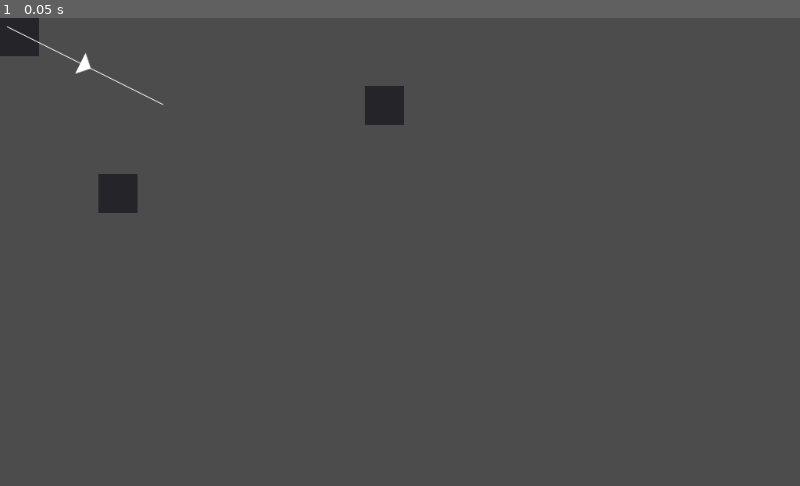
Above: before the commit, frame 1.
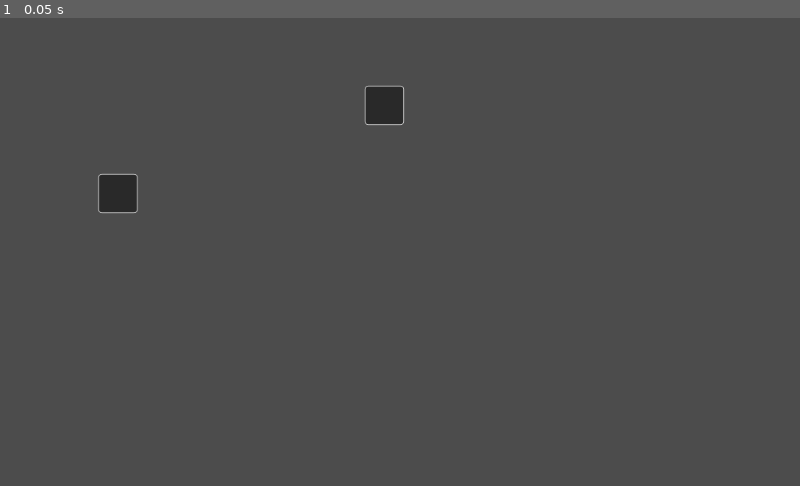
Above: after the commit, the same moment.

Repository: imjp94/gd-YAFSM
Game: Godot game, scene res://Control.tscn
Same seed, same stepped clock (60 frames per second), same inputs: the game is played once before the commit and once after it. The project has no main scene, so this scene is started directly.
Inputs:
- Up to frame 1 (0.05 s): no input

The runs differ from the first frame. In frame 1, 0.6% of the frame differs, in the area x 0-51%, y 0-42%.

Commit message:
Add theme to Node/Line

Diff:
--- a/Control.tscn
+++ b/Control.tscn
@@ -1,9 +1,7 @@
-[gd_scene load_steps=5 format=2]
+[gd_scene load_steps=3 format=2]
 
 [ext_resource path="res://FlowChart.gd" type="Script" id=1]
 [ext_resource path="res://FlowChartNode.tscn" type="PackedScene" id=2]
-[ext_resource path="res://FlowChartLine.gd" type="Script" id=3]
-[ext_resource path="res://addons/imjp94.yafsm/assets/icons/arrow_right-white-18dp.svg" type="Texture" id=4]
 
 [node name="Control" type="Control"]
 anchor_right = 1.0
@@ -22,41 +20,18 @@
 "_edit_use_anchors_": false
 }
 
-[node name="FlowChartNode" parent="FlowChart" instance=ExtResource( 2 )]
-
 [node name="From" parent="FlowChart" instance=ExtResource( 2 )]
 margin_left = 126.0
 margin_top = 201.0
 margin_right = 166.0
 margin_bottom = 241.0
+focus_mode = 1
+mouse_filter = 1
 
 [node name="To" parent="FlowChart" instance=ExtResource( 2 )]
 margin_left = 466.981
 margin_top = 88.4264
 margin_right = 506.981
 margin_bottom = 128.426
-
-[node name="Line" type="Container" parent="FlowChart"]
-margin_left = 8.94429
-margin_top = 2.11146
-margin_right = 232.551
-margin_bottom = 22.1115
-rect_rotation = 26.5651
-rect_pivot_offset = Vector2( 0, 10 )
 focus_mode = 1
-script = ExtResource( 3 )
-__meta__ = {
-"_edit_use_anchors_": false
-}
-
-[node name="TextureRect" type="TextureRect" parent="FlowChart/Line"]
-margin_left = 75.0
-margin_top = -26.0
-margin_right = 147.0
-margin_bottom = 46.0
-size_flags_horizontal = 4
-size_flags_vertical = 4
-texture = ExtResource( 4 )
-__meta__ = {
-"_edit_use_anchors_": false
-}
+mouse_filter = 1
--- a/FlowChart.gd
+++ b/FlowChart.gd
@@ -59,6 +59,10 @@
 							# Move node
 							_moving_node = hit_node
 							_mouse_offset = _moving_node.rect_position - event.position
+					else:
+						var focus_owner = get_focus_owner()
+						if focus_owner:
+							focus_owner.release_focus()
 				else:
 					if _current_connection:
 						if hit_node:
--- a/FlowChartLine.gd
+++ b/FlowChartLine.gd
@@ -1,7 +1,6 @@
 tool
 extends Container
-
-export var line_width = 1.0 setget set_line_width
+# Custom style normal, focus
 
 
 func _init():
@@ -17,7 +16,10 @@
 	from.y += rect_size.y / 2.0
 	var to = rect_size
 	to.y -= rect_size.y / 2.0
-	draw_line(from, to, Color.white, line_width, true)
+	if has_focus():
+		draw_style_box(get_stylebox("focus", "FlowChartLine"), Rect2(Vector2.ZERO, rect_size))
+	else:
+		draw_style_box(get_stylebox("normal", "FlowChartLine"), Rect2(Vector2.ZERO, rect_size))
 
 func _notification(what):
 	match what:
@@ -35,16 +37,10 @@
 
 func join(from, to):
 	rect_size.x = to.distance_to(from)
-	# rect_size.y remain unchanged as it is bound to line_width
+	# rect_size.y equals to the thickness of line
 	rect_position = from
 	rect_position.y -= rect_size.y / 2.0
 	var dir = (to - from).normalized()
 	var rotation = Vector2.RIGHT.angle_to(dir)
 	rect_rotation = rad2deg(rotation)
 	pivot_at_line_start()
-
-func set_line_width(v):
-	if line_width != v:
-		line_width = v
-		rect_size.y = v
-		update()
--- a/FlowChartLine.tscn
+++ b/FlowChartLine.tscn
@@ -1,13 +1,37 @@
-[gd_scene load_steps=2 format=2]
+[gd_scene load_steps=6 format=2]
 
 [ext_resource path="res://FlowChartLine.gd" type="Script" id=1]
+[ext_resource path="res://addons/imjp94.yafsm/assets/icons/arrow_right-white-18dp.svg" type="Texture" id=2]
 
-[node name="Line" type="Container"]
-anchor_right = 1.0
-anchor_bottom = 1.0
+[sub_resource type="StyleBoxFlat" id=1]
+bg_color = Color( 1, 1, 1, 1 )
+shadow_color = Color( 0.901961, 0.756863, 0.243137, 1 )
+shadow_size = 4
+
+[sub_resource type="StyleBoxFlat" id=2]
+bg_color = Color( 1, 1, 1, 1 )
+shadow_color = Color( 1, 1, 1, 1 )
+shadow_size = 2
+
+[sub_resource type="Theme" id=3]
+FlowChartLine/styles/focus = SubResource( 1 )
+FlowChartLine/styles/normal = SubResource( 2 )
+
+[node name="FlowChartLine" type="Container"]
+margin_bottom = 5.0
+rect_pivot_offset = Vector2( 0, 2.5 )
 focus_mode = 1
+theme = SubResource( 3 )
 script = ExtResource( 1 )
 __meta__ = {
 "_edit_use_anchors_": false
 }
-line_width = 1.0
+
+[node name="TextureRect" type="TextureRect" parent="."]
+margin_left = -36.0
+margin_top = -34.0
+margin_right = 36.0
+margin_bottom = 38.0
+size_flags_horizontal = 4
+size_flags_vertical = 4
+texture = ExtResource( 2 )
--- a/FlowChartNode.gd
+++ b/FlowChartNode.gd
@@ -1,8 +1,6 @@
+tool
 extends Container
-
-
-var stylebox = StyleBoxFlat.new()
-
+# Custom style normal, focus
 
 func _init():
 	focus_mode = FOCUS_CLICK
@@ -13,7 +11,10 @@
 	update()
 
 func _draw():
-	draw_style_box(stylebox, Rect2(Vector2.ZERO, rect_size))
+	if has_focus():
+		draw_style_box(get_stylebox("focus", "FlowChartNode"), Rect2(Vector2.ZERO, rect_size))
+	else:
+		draw_style_box(get_stylebox("normal", "FlowChartNode"), Rect2(Vector2.ZERO, rect_size))
 
 func _notification(what):
 	match what:
--- a/FlowChartNode.tscn
+++ b/FlowChartNode.tscn
@@ -1,17 +1,41 @@
-[gd_scene load_steps=2 format=2]
+[gd_scene load_steps=5 format=2]
 
 [ext_resource path="res://FlowChartNode.gd" type="Script" id=1]
+
+[sub_resource type="StyleBoxFlat" id=1]
+bg_color = Color( 0.164706, 0.164706, 0.164706, 1 )
+border_width_left = 1
+border_width_top = 1
+border_width_right = 1
+border_width_bottom = 1
+border_color = Color( 0.901961, 0.756863, 0.243137, 1 )
+corner_radius_top_left = 4
+corner_radius_top_right = 4
+corner_radius_bottom_right = 4
+corner_radius_bottom_left = 4
+
+[sub_resource type="StyleBoxFlat" id=2]
+bg_color = Color( 0.164706, 0.164706, 0.164706, 1 )
+border_width_left = 1
+border_width_top = 1
+border_width_right = 1
+border_width_bottom = 1
+corner_radius_top_left = 4
+corner_radius_top_right = 4
+corner_radius_bottom_right = 4
+corner_radius_bottom_left = 4
+
+[sub_resource type="Theme" id=3]
+FlowChartNode/styles/focus = SubResource( 1 )
+FlowChartNode/styles/normal = SubResource( 2 )
 
 [node name="FlowChartNode" type="Container"]
 margin_right = 40.0
 margin_bottom = 40.0
-focus_mode = 2
+focus_mode = 1
+mouse_filter = 1
+theme = SubResource( 3 )
 script = ExtResource( 1 )
 __meta__ = {
 "_edit_use_anchors_": false
 }
-
-[node name="Panel" type="Panel" parent="."]
-margin_right = 40.0
-margin_bottom = 40.0
-mouse_filter = 2
